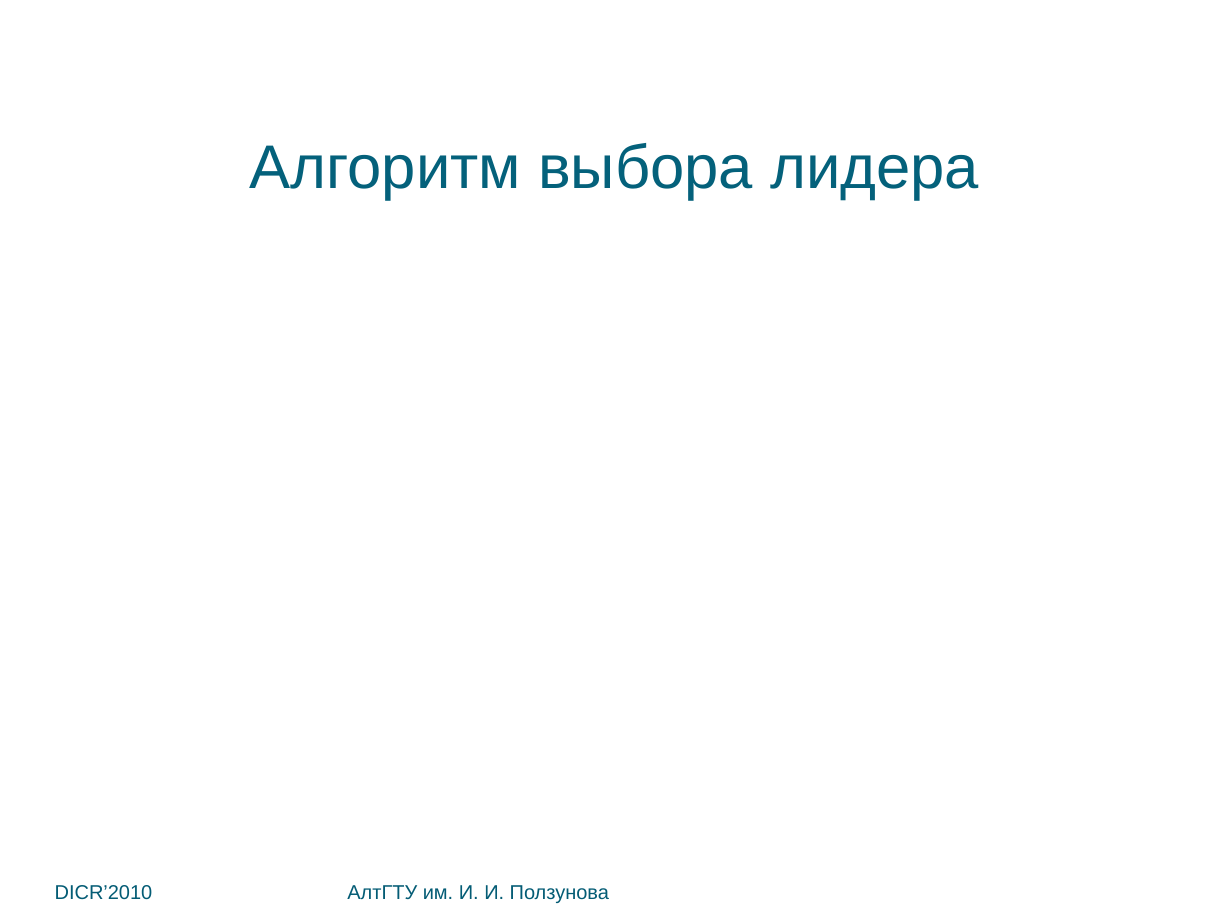
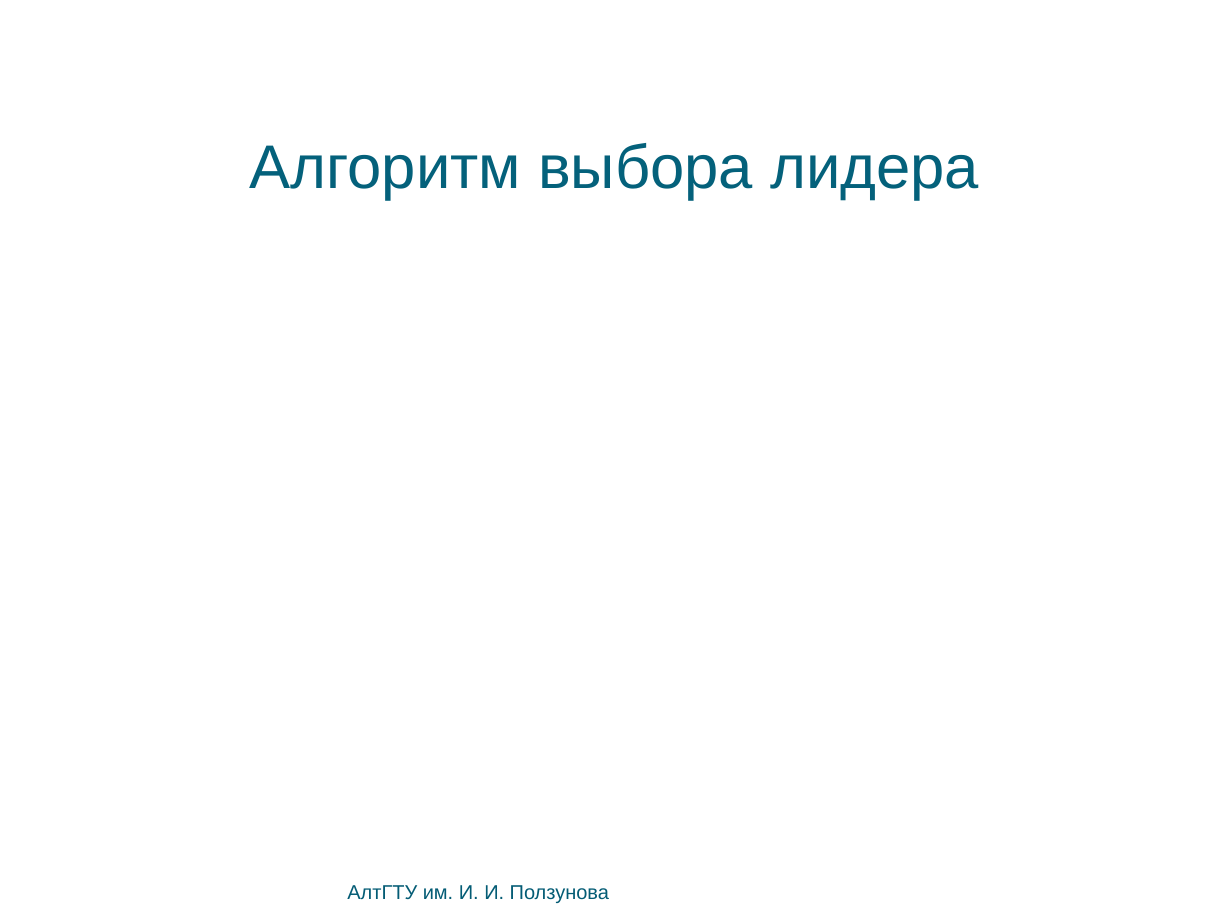
Before and after one commit to bluerain/snoopy, a slide deck: slide 20 of diploma/trunk/ppt/kostyukov.pptx. Drawn at 1232x924 pixels with LibreOffice and Linux fonts; fonts in the diff are those of the drawing; background and template pictures are left out. Boxes give left, top, right and bottom in pixels: in the first picture for what was removed or moved away, otherwise in the second. Text is boxed around its words. In the diff, an @@ line names an element or a change of style, - is before the commit and + after.

```diff
--- a/diploma/trunk/ppt/kostyukov.pptx
+++ b/diploma/trunk/ppt/kostyukov.pptx
@@ text removed at (x1=55, y1=885, x2=153, y2=900) @@
-DICR’2010
```
Also in this commit, not shown: 10 other slides changed, 3 other files.
